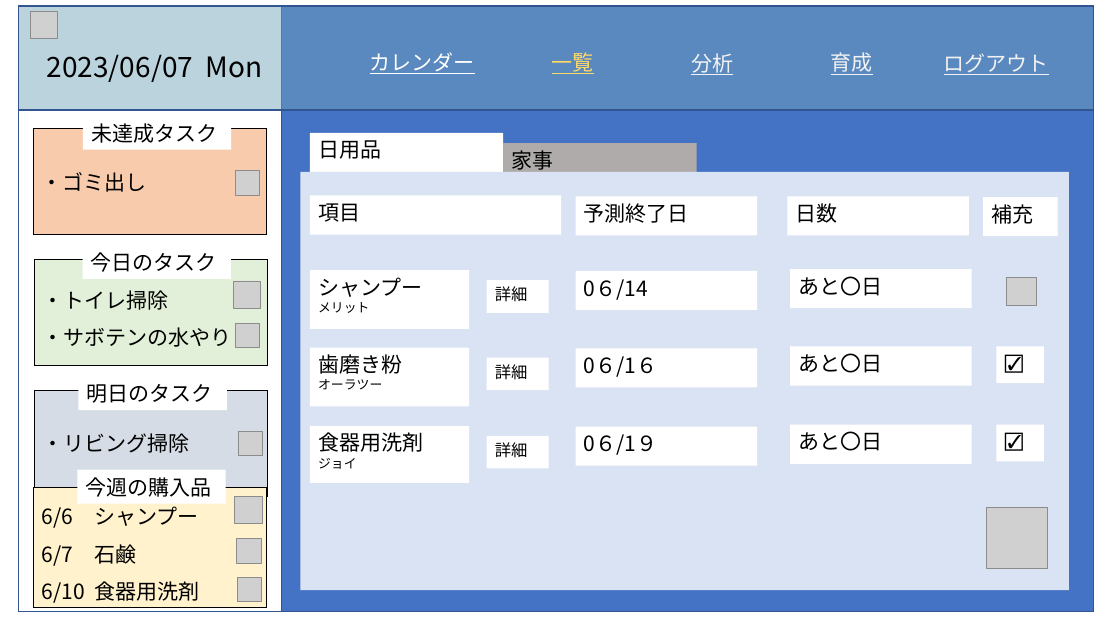
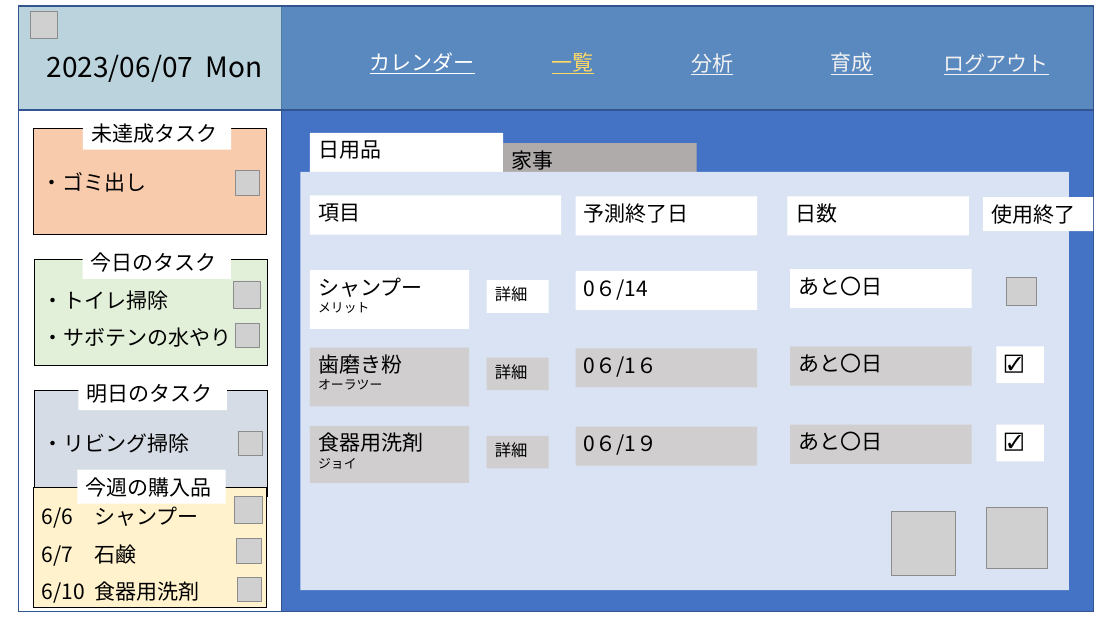
Before and after one commit to dojo2023/A-5, a slide deck: slide 11 of doc/外部設計_プレゼン.pptx. Drawn at 1120x630 pixels with LibreOffice and Linux fonts; fonts in the diff are those of the drawing; grey boxes stand for pictures. Boxes give left, top, right and bottom in pixels: in the first picture for what was removed or moved away, otherwise in the second. Text is boxed around its words. In the diff, an @@ line names an element or a change of style, - is before the commit and + after.

```diff
--- a/doc/外部設計_プレゼン.pptx
+++ b/doc/外部設計_プレゼン.pptx
@@ rectangle "使用終了": place and size @@
-rectangle "使用終了" at bbox=[984, 197, 1059, 237]
+rectangle "使用終了" at bbox=[984, 197, 1094, 231]
@@ text in rectangle at bbox=[991, 204, 1075, 224]: text changed @@
-補充
+使用終了
@@ fill #FFFFFF to #D0CECE in 8 elements at bbox=[310, 348, 470, 407], bbox=[576, 349, 757, 388], bbox=[791, 346, 972, 386], bbox=[486, 358, 549, 391], bbox=[310, 426, 470, 483], bbox=[576, 427, 757, 466], bbox=[791, 425, 972, 465], bbox=[486, 436, 549, 469] @@
@@ picture added at bbox=[891, 512, 956, 576] @@
```
Also in this commit, not shown: 3 other slides changed.
